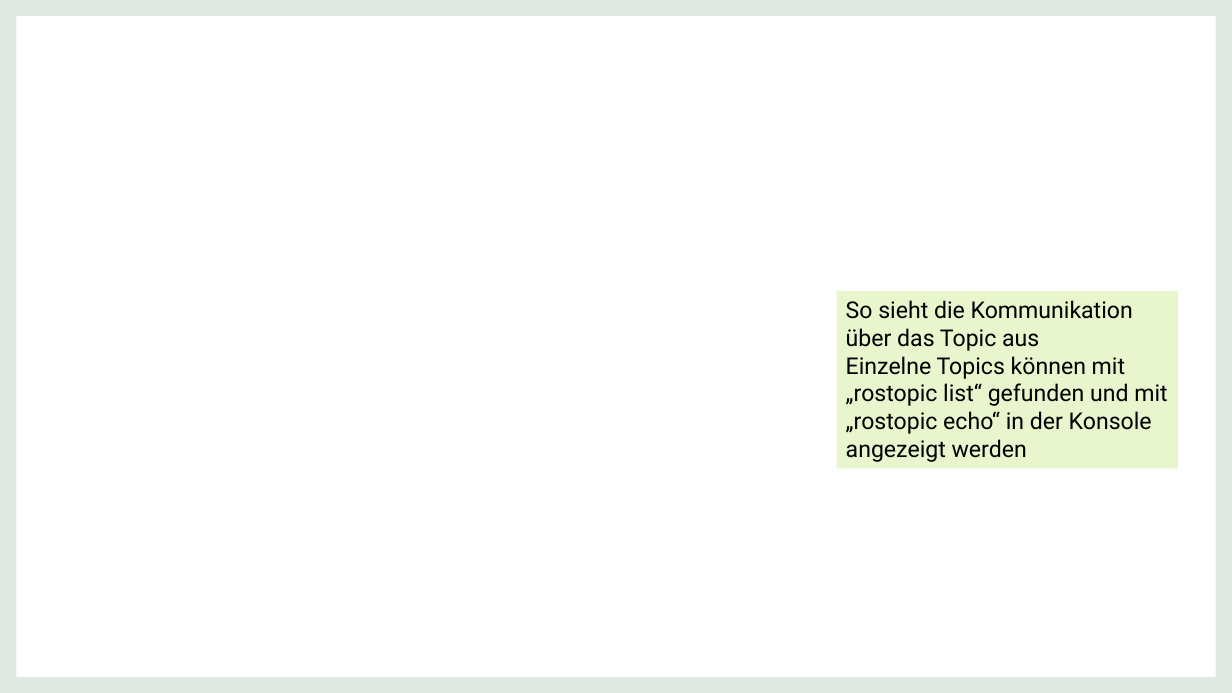
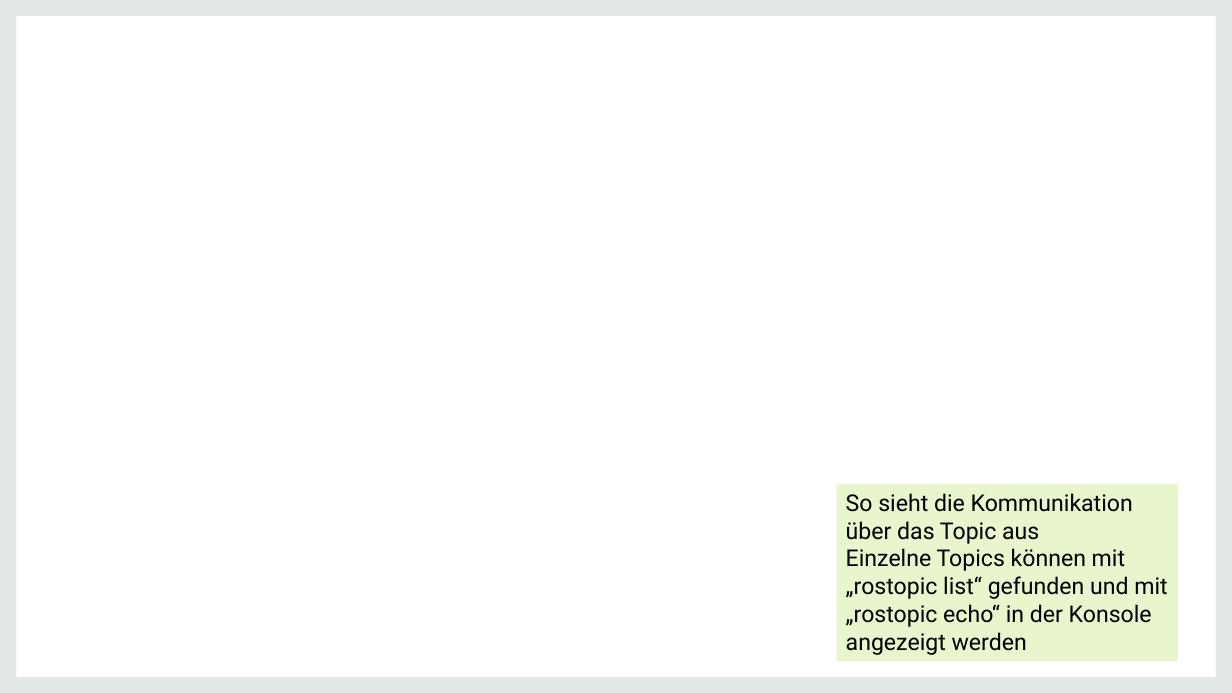
Before and after one commit to marchoi/vrx_gazebo_mmp, a slide deck: slide 3 of ROS Hinweise und Screenshots.pptx. Drawn at 1232x693 pixels with LibreOffice and Linux fonts; fonts in the diff are those of the drawing; background and template pictures are left out. Boxes give left, top, right and bottom in pixels: in the first picture for what was removed or moved away, otherwise in the second. Text is boxed around its words. In the diff, an @@ line names an element or a change of style, - is before the commit and + after.

```diff
--- a/ROS Hinweise und Screenshots.pptx
+++ b/ROS Hinweise und Screenshots.pptx
@@ rectangle "So sieht die Kommunikation über ...": place and size @@
-rectangle "So sieht die Kommunikation über ..." at bbox=[837, 291, 1178, 469]
+rectangle "So sieht die Kommunikation über ..." at bbox=[837, 484, 1178, 662]
```
Also in this commit, not shown: 4 other slides changed, 1 slide added.
